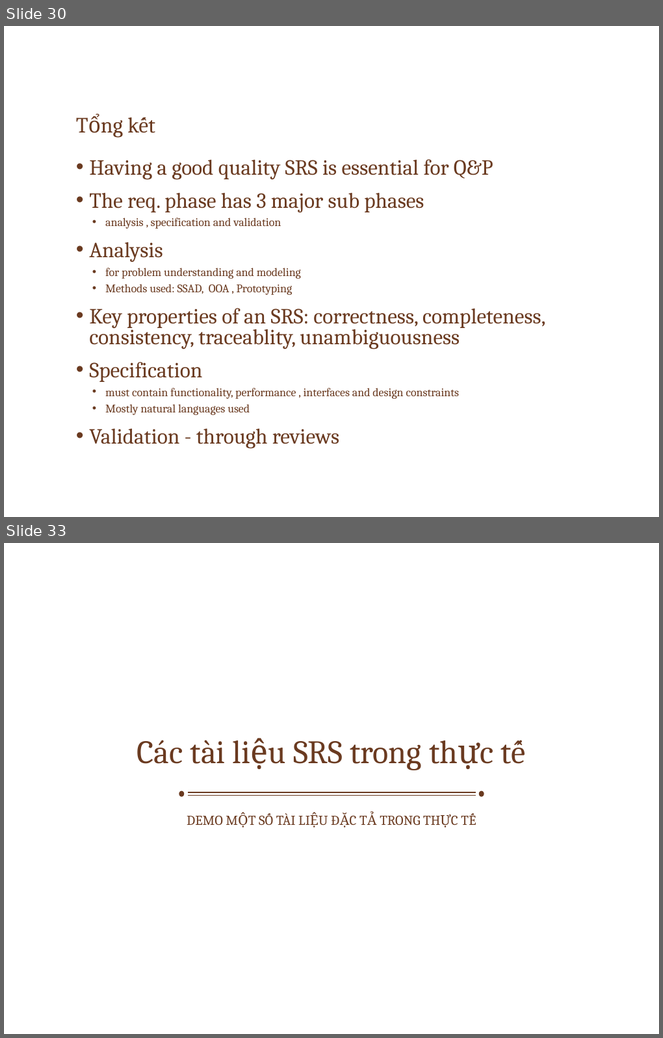
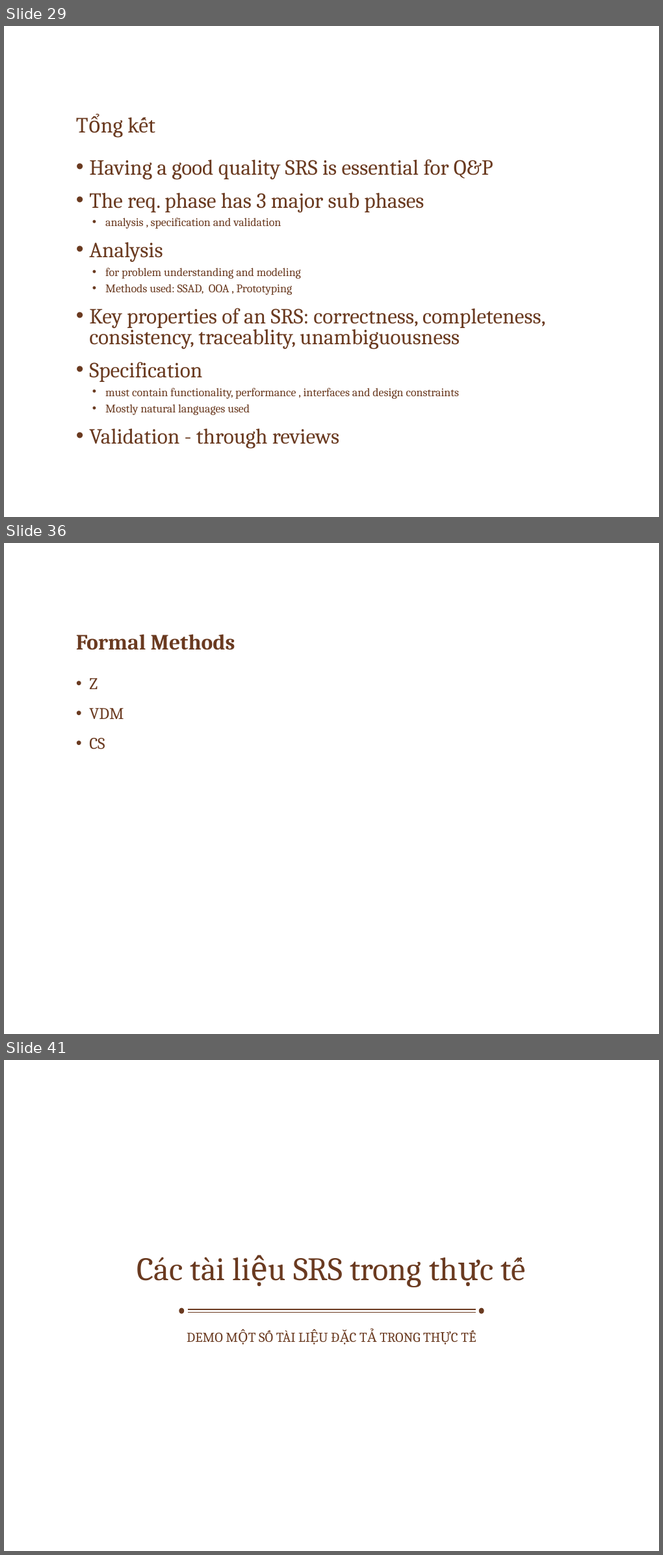
Before and after one commit to ChrisJamison/seminar_cnpm, a slide deck: Seminar/Software Requirement.pptx. Shown one above the other, each under a label of ours: slides 30 and 33 before the commit, slides 29, 36 and 41 after it; the slides between them are not shown. The pictures are 663x1038 and 663x1555 pixels, drawn with LibreOffice and Linux fonts; fonts in the diff are those of the drawing; background and template pictures are left out. Boxes give left, top, right and bottom in pixels: in the first picture for what was removed or moved away, otherwise in the second. Text is boxed around its words. In the diff, an @@ line names an element or a change of style, - is before the commit and + after.

```diff
--- a/Seminar/Software Requirement.pptx
+++ b/Seminar/Software Requirement.pptx
@@ slide 36 added at (x1=4, y1=543, x2=659, y2=1034), background picture (left out) @@
@@ title added at (x1=76, y1=634, x2=235, y2=650), 24 pt, text #6A3A20, bold @@
+Formal Methods
@@ text added at (x1=89, y1=678, x2=124, y2=749), 18 pt, text #6A3A20 @@
+• Z
+• VDM
+• CS
@@ what was slide 30 is now slide 29 @@
@@ what was slide 33 is now slide 41 @@
```
Also in this commit, not shown: 5 slides changed, 9 other slides added, 2 slides removed.
